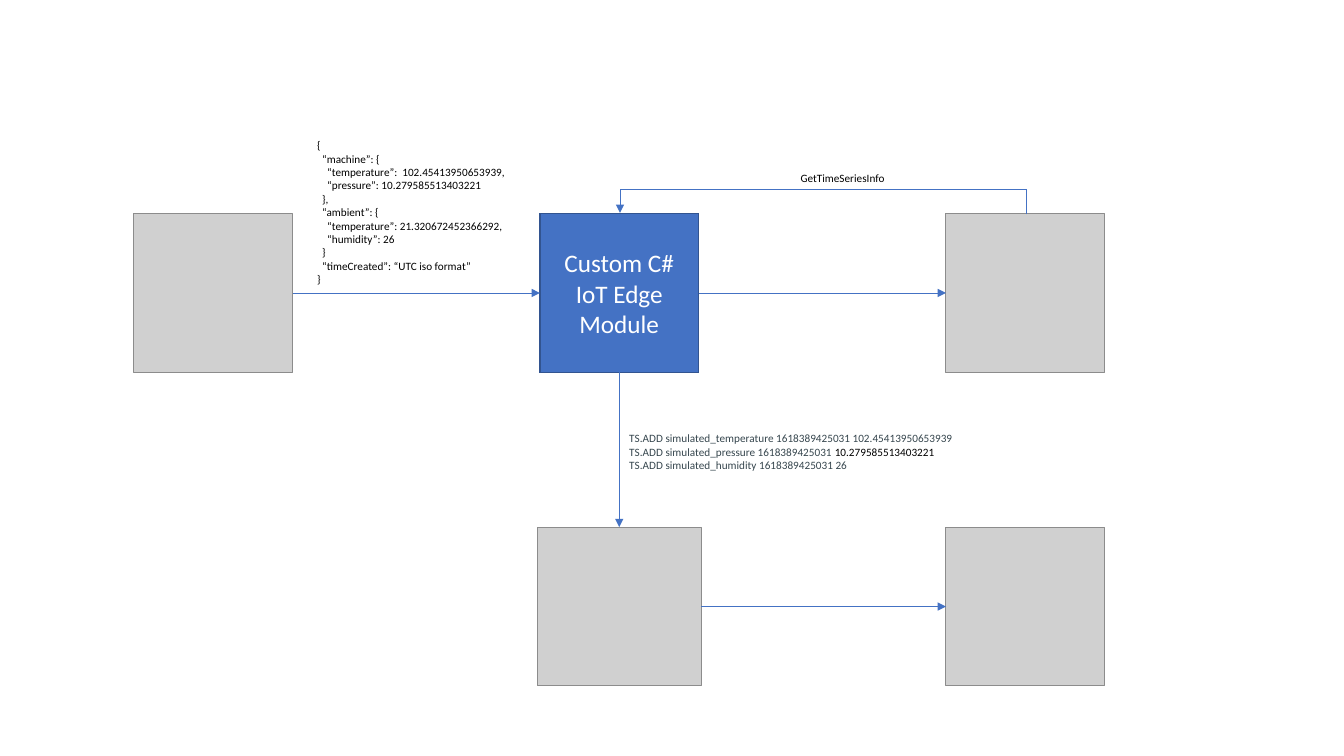
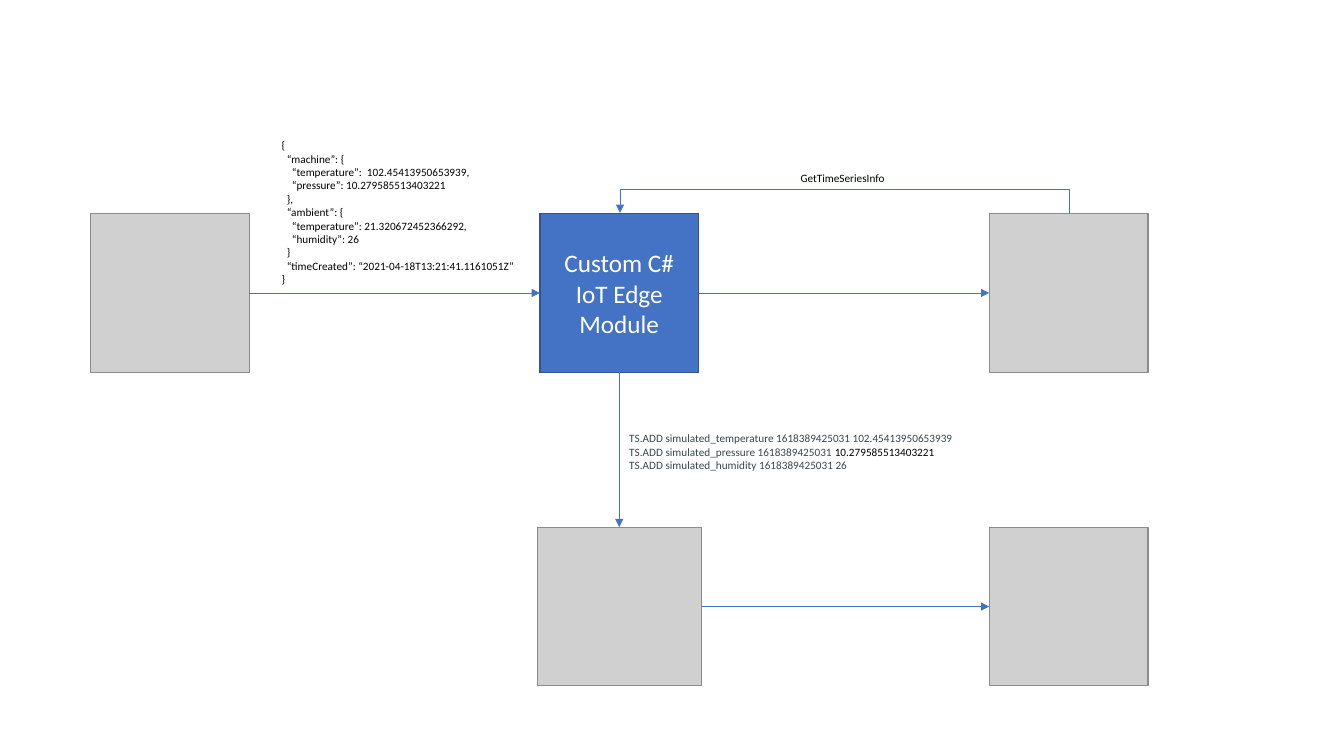
Before and after one commit to syedhassaanahmed/azure-iot-edge-redis-timeseries, a slide deck: slide 1 of images/data_flow.pptx. Drawn at 1344x756 pixels with LibreOffice and Linux fonts; fonts in the diff are those of the drawing; grey boxes stand for pictures. Boxes give left, top, right and bottom in pixels: in the first picture for what was removed or moved away, otherwise in the second. Text is boxed around its words. In the diff, an @@ line names an element or a change of style, - is before the commit and + after.

```diff
--- a/images/data_flow.pptx
+++ b/images/data_flow.pptx
@@ text "{": place and size @@
-text "{" at box(322, 155, 504, 270)
+text "{" at box(287, 155, 514, 270)
@@ elbow arrow moved from (1026, 215) - (620, 213) to (1070, 215) - (620, 213) @@
@@ picture: place and size @@
-picture at box(134, 214, 292, 372)
+picture at box(91, 214, 249, 372)
@@ picture: place and size @@
-picture at box(946, 214, 1104, 372)
+picture at box(990, 214, 1148, 372)
@@ text at box(287, 262, 514, 270): text changed @@
-“timeCreated”: “UTC iso format”
+“timeCreated”: “2021-04-18T13:21:41.1161051Z”
@@ arrow moved from (292, 293) - (540, 293) to (249, 293) - (540, 293) @@
@@ arrow moved from (699, 293) - (946, 293) to (699, 293) - (990, 293) @@
@@ picture: place and size @@
-picture at box(946, 527, 1104, 686)
+picture at box(990, 527, 1148, 686)
@@ arrow moved from (702, 607) - (946, 607) to (702, 607) - (990, 607) @@
```
Also in this commit, not shown: 10 other files.
